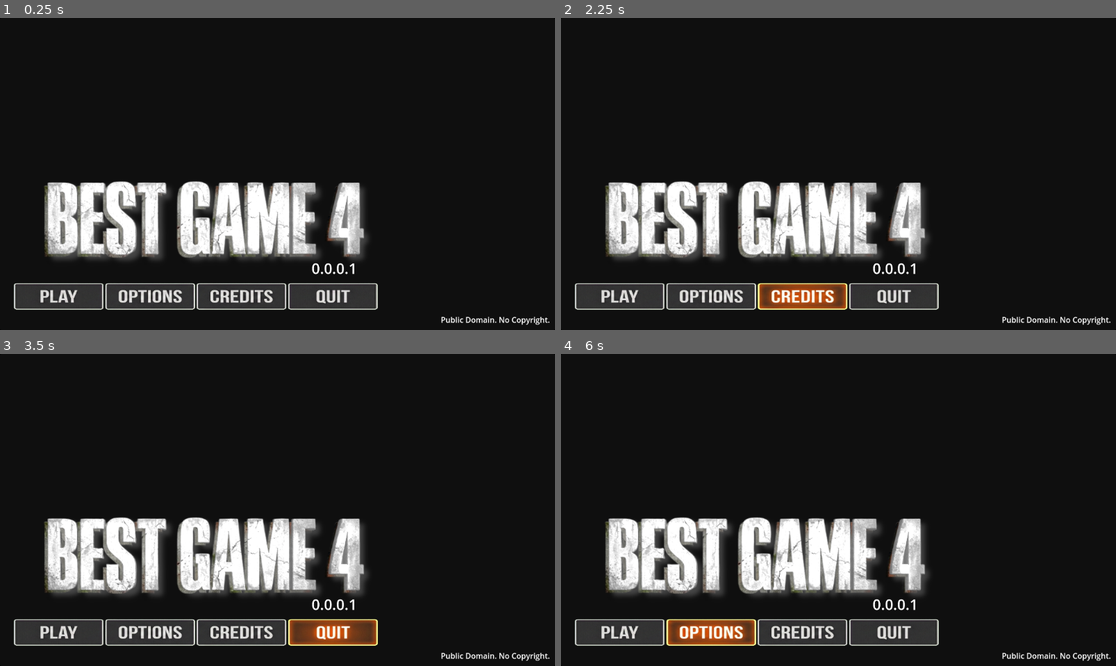
Above: before the commit, frames 1-4 (two rows, left to right).
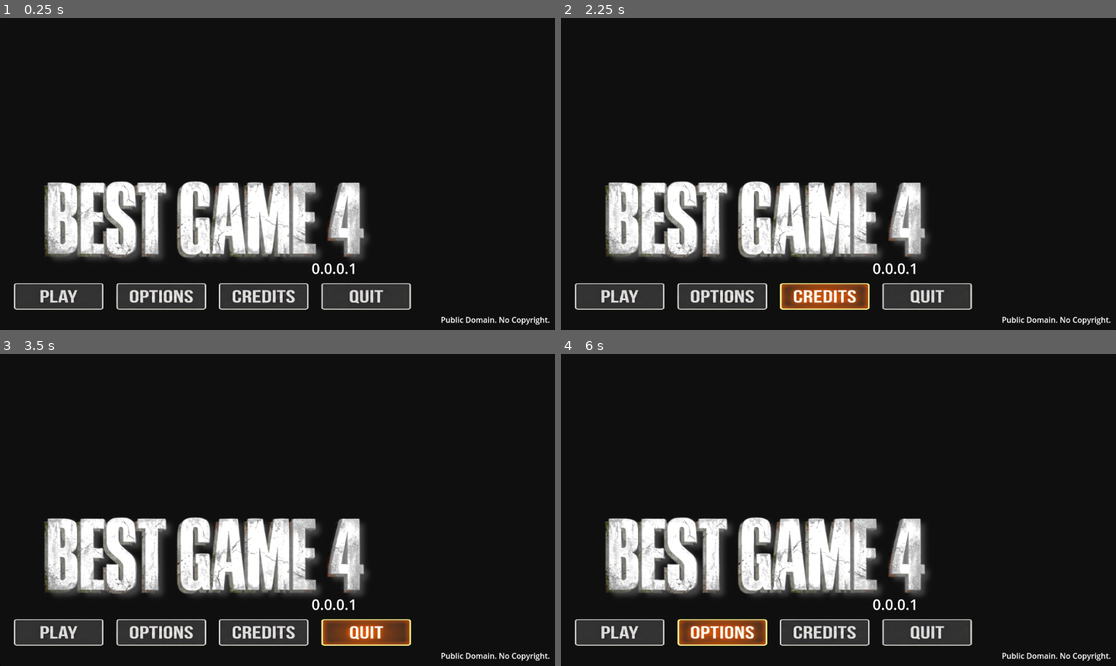
Above: after the commit, the same moments.

Repository: BoQsc/best-game-4-main-menu
Game: Godot game, scene res://node_2d.tscn
Same seed, same stepped clock (60 frames per second), same inputs: the game is played once before the commit and once after it. Video files are missing from this copy of the repository; at most half a second of black plays in their place.
Inputs (mouse positions are in pixels of both pictures, inside the frame that each line leads up to; where the layout moved, square brackets give the same spot in the first picture):
- Up to frame 1 (0.25 s): no input
- Up to frame 2 (2.25 s): click (622, 295) at 0.5 s; click (721, 295) [710, 295] at 1.25 s; click (827, 295) [805, 295] at 2 s
- Up to frame 3 (3.5 s): click (366, 631) [333, 631] at 2.75 s
- Up to frame 4 (6 s): click "0.0.0.1" at 3.5 s; click "0.0.0.1" at 4.25 s; click (622, 631) at 5 s; click (721, 631) [710, 631] at 5.75 s

The runs differ from the first frame. In frame 1, 2.4% of the frame differs, in the area x 18-75%, y 84-94%; in frame 2, 2.9%; in frame 3, 2.9%; in frame 4, 2.6%.

Commit message:
add margins to the buttons

Diff:
--- a/node_2d.tscn
+++ b/node_2d.tscn
@@ -106,34 +106,45 @@
 scale = Vector2(0.46, 0.46)
 pivot_offset = Vector2(50, 0)
 
-[node name="TextureButton" type="TextureButton" parent="MainMenu/HBoxContainer"]
+[node name="MarginContainer" type="MarginContainer" parent="MainMenu/HBoxContainer"]
+layout_mode = 2
+theme_override_constants/margin_right = 50
+
+[node name="TextureButton" type="TextureButton" parent="MainMenu/HBoxContainer/MarginContainer"]
 layout_mode = 2
 texture_normal = ExtResource("3_kdubu")
 texture_pressed = ExtResource("4_q6r6c")
 texture_hover = ExtResource("4_q6r6c")
 
-[node name="TextureButton2" type="TextureButton" parent="MainMenu/HBoxContainer"]
+[node name="MarginContainer2" type="MarginContainer" parent="MainMenu/HBoxContainer"]
+layout_mode = 2
+theme_override_constants/margin_right = 50
+
+[node name="TextureButton2" type="TextureButton" parent="MainMenu/HBoxContainer/MarginContainer2"]
 layout_mode = 2
 texture_normal = ExtResource("4_d21ai")
 texture_pressed = ExtResource("6_4d7sh")
 texture_hover = ExtResource("6_4d7sh")
 
-[node name="TextureButton3" type="TextureButton" parent="MainMenu/HBoxContainer"]
+[node name="MarginContainer3" type="MarginContainer" parent="MainMenu/HBoxContainer"]
+layout_mode = 2
+theme_override_constants/margin_right = 50
+
+[node name="TextureButton3" type="TextureButton" parent="MainMenu/HBoxContainer/MarginContainer3"]
 layout_mode = 2
 texture_normal = ExtResource("7_ir8iy")
 texture_pressed = ExtResource("8_hqns4")
 texture_hover = ExtResource("8_hqns4")
 
-[node name="TextureButton4" type="TextureButton" parent="MainMenu/HBoxContainer"]
+[node name="MarginContainer4" type="MarginContainer" parent="MainMenu/HBoxContainer"]
+layout_mode = 2
+theme_override_constants/margin_right = 50
+
+[node name="TextureButton4" type="TextureButton" parent="MainMenu/HBoxContainer/MarginContainer4"]
 layout_mode = 2
 texture_normal = ExtResource("5_rj586")
 texture_pressed = ExtResource("10_hqns4")
 texture_hover = ExtResource("10_hqns4")
-
-[node name="MarginContainer" type="MarginContainer" parent="MainMenu"]
-layout_mode = 0
-offset_right = 40.0
-offset_bottom = 40.0
 
 [node name="Panel" type="CenterContainer" parent="."]
 visible = false
